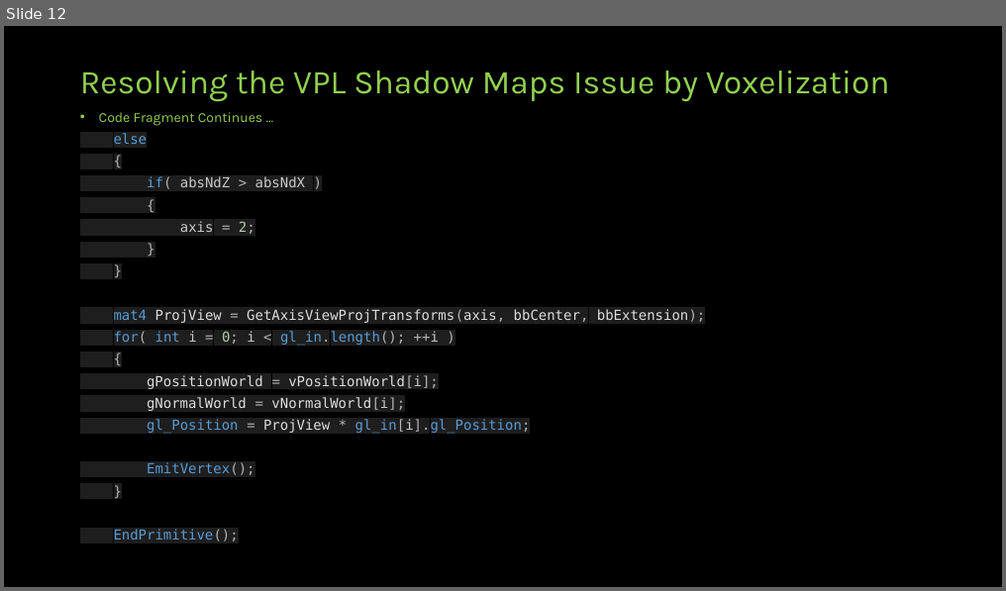
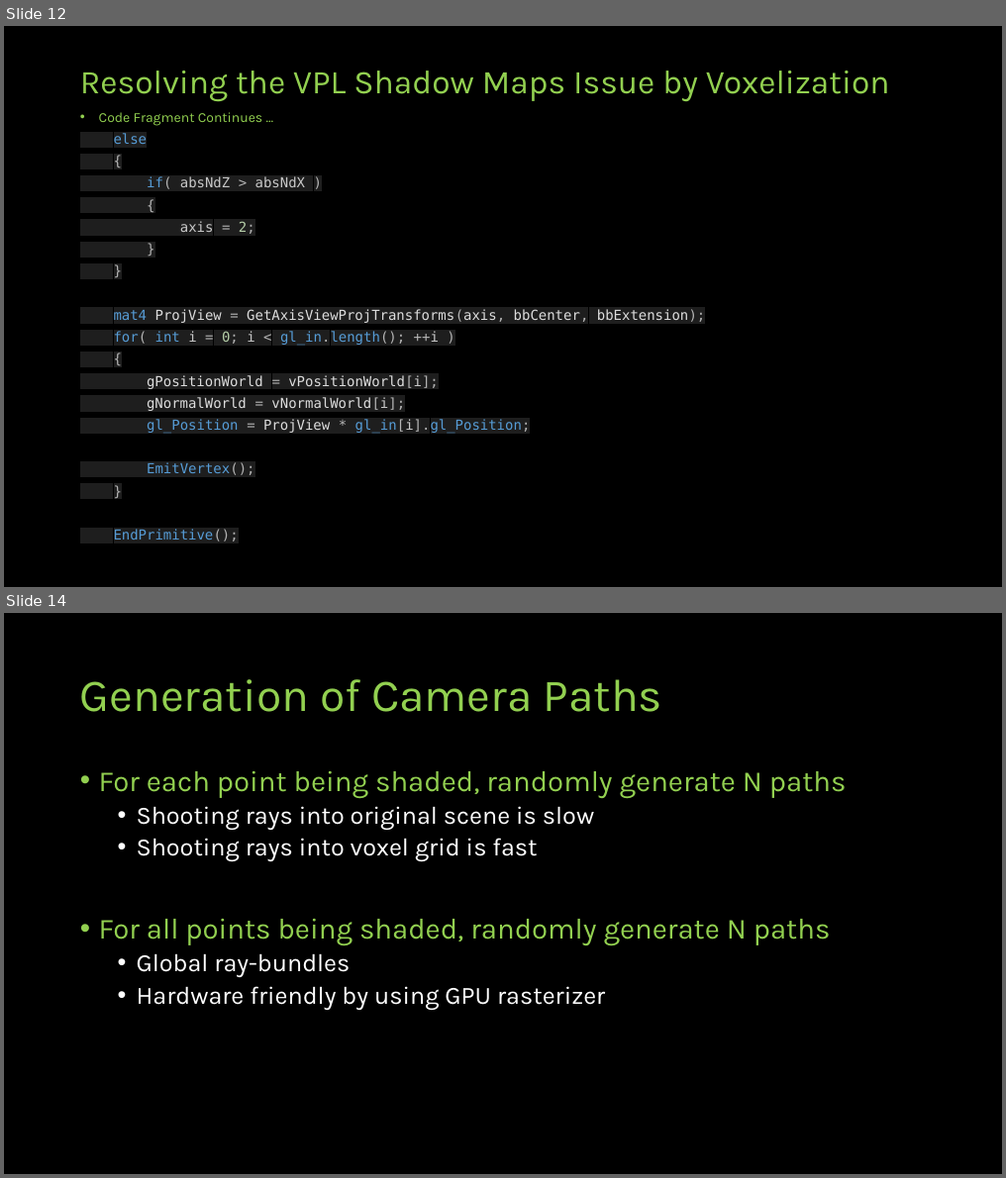
Before and after one commit to jazzboysc/RTGI, a slide deck: Docs/Real-time Global Illumination.pptx. Shown one above the other, each under a label of ours: slide 12 before the commit, slides 12 and 14 after it; the slides between them are not shown. The pictures are 1006x591 and 1006x1178 pixels, drawn with LibreOffice and Linux fonts; fonts in the diff are those of the drawing. Boxes give left, top, right and bottom in pixels: in the first picture for what was removed or moved away, otherwise in the second. Text is boxed around its words. In the diff, an @@ line names an element or a change of style, - is before the commit and + after.

```diff
--- a/Docs/Real-time Global Illumination.pptx
+++ b/Docs/Real-time Global Illumination.pptx
@@ slide 14 added at (4, 613, 1002, 1174), background #000000 @@
@@ title added at (80, 679, 662, 712), 44 pt, text #92D050 @@
+Generation of Camera Paths
@@ text added at (99, 771, 846, 1010), 24 pt, text #FFFFFF @@
+• For each point being shaded, randomly generate N paths
+  • Shooting rays into original scene is slow
+  • Shooting rays into voxel grid is fast
+• For all points being shaded, randomly generate N paths
+  • Global ray-bundles
+  • Hardware friendly by using GPU rasterizer
```
Also in this commit, not shown: 5 slides changed, 8 other slides added.
